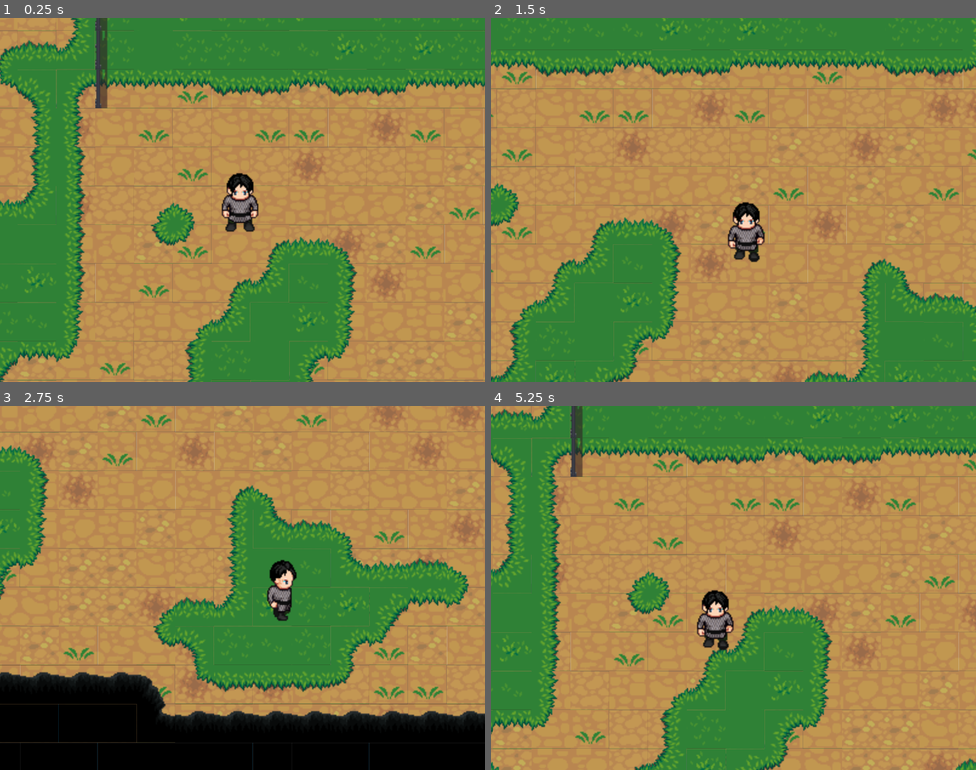
Above: before the commit, frames 1-4 (two rows, left to right).
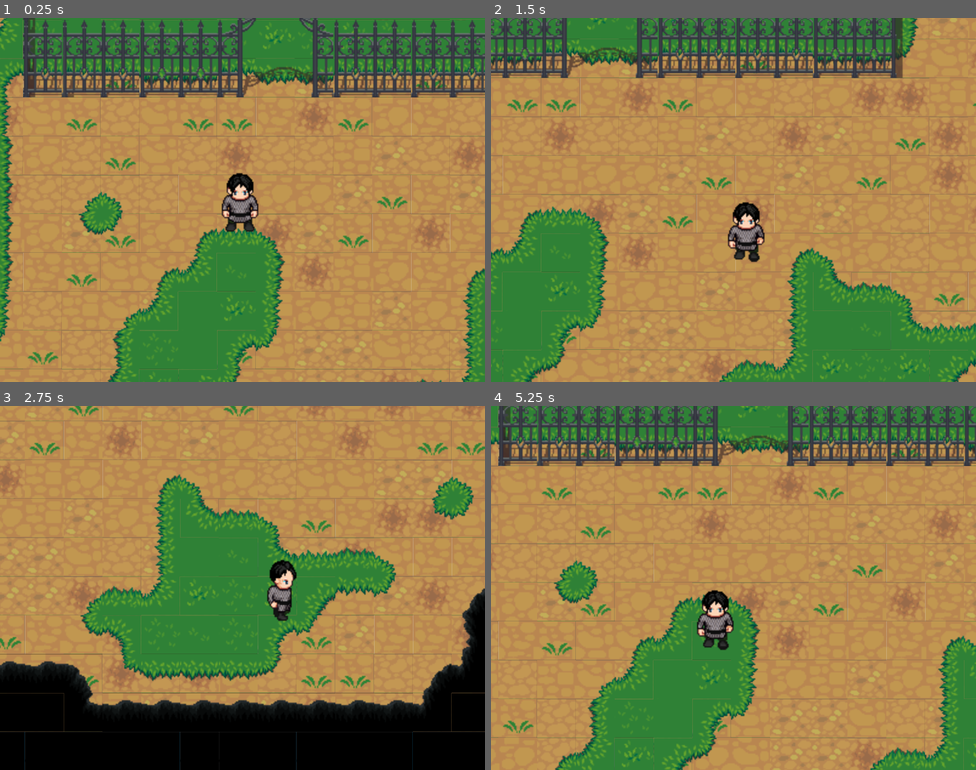
Above: after the commit, the same moments.

Repository: notnullgames/tiled-godot
Game: Godot game, scene res://town1.tscn
Two runs of this game, one before a commit and one after it. Both use one fixed random seed, a clock stepped at 60 frames per second and the inputs below.
Inputs:
- Up to frame 1 (0.25 s): no input
- Up to frame 2 (1.5 s): tap Enter at 0.5 s; hold Right (ui_right) 0.53-1.28 s; hold Down (ui_down) from 1.28 s (still down)
- Up to frame 3 (2.75 s): release Down (ui_down) at 2.03 s; hold Right (ui_right) from 2.03 s (still down)
- Up to frame 4 (5.25 s): release Right (ui_right) at 2.78 s; hold Up (ui_up) 2.78-3.53 s; hold Left (ui_left) 3.53-5.03 s; hold Down (ui_down) from 5.03 s (still down)

The runs differ from the first frame. In frame 1, 47% of the frame differs, in the area x 0-100%, y 0-100%; in frame 2, 41%; in frame 3, 36%; in frame 4, 47%.

Commit message:
ysort improvements

Diff:
--- a/Player.tscn
+++ b/Player.tscn
@@ -5,193 +5,193 @@
 
 [sub_resource type="AtlasTexture" id=1]
 atlas = ExtResource( 1 )
+region = Rect2( 0, 576, 64, 64 )
+
+[sub_resource type="AtlasTexture" id=2]
+atlas = ExtResource( 1 )
+region = Rect2( 64, 704, 64, 64 )
+
+[sub_resource type="AtlasTexture" id=3]
+atlas = ExtResource( 1 )
+region = Rect2( 128, 704, 64, 64 )
+
+[sub_resource type="AtlasTexture" id=4]
+atlas = ExtResource( 1 )
+region = Rect2( 192, 704, 64, 64 )
+
+[sub_resource type="AtlasTexture" id=5]
+atlas = ExtResource( 1 )
+region = Rect2( 256, 704, 64, 64 )
+
+[sub_resource type="AtlasTexture" id=6]
+atlas = ExtResource( 1 )
+region = Rect2( 320, 704, 64, 64 )
+
+[sub_resource type="AtlasTexture" id=7]
+atlas = ExtResource( 1 )
+region = Rect2( 384, 704, 64, 64 )
+
+[sub_resource type="AtlasTexture" id=8]
+atlas = ExtResource( 1 )
+region = Rect2( 448, 704, 64, 64 )
+
+[sub_resource type="AtlasTexture" id=9]
+atlas = ExtResource( 1 )
+region = Rect2( 512, 704, 64, 64 )
+
+[sub_resource type="AtlasTexture" id=10]
+atlas = ExtResource( 1 )
+region = Rect2( 64, 512, 64, 64 )
+
+[sub_resource type="AtlasTexture" id=11]
+atlas = ExtResource( 1 )
+region = Rect2( 128, 512, 64, 64 )
+
+[sub_resource type="AtlasTexture" id=12]
+atlas = ExtResource( 1 )
+region = Rect2( 192, 512, 64, 64 )
+
+[sub_resource type="AtlasTexture" id=13]
+atlas = ExtResource( 1 )
+region = Rect2( 256, 512, 64, 64 )
+
+[sub_resource type="AtlasTexture" id=14]
+atlas = ExtResource( 1 )
+region = Rect2( 320, 512, 64, 64 )
+
+[sub_resource type="AtlasTexture" id=15]
+atlas = ExtResource( 1 )
+region = Rect2( 384, 512, 64, 64 )
+
+[sub_resource type="AtlasTexture" id=16]
+atlas = ExtResource( 1 )
+region = Rect2( 448, 512, 64, 64 )
+
+[sub_resource type="AtlasTexture" id=17]
+atlas = ExtResource( 1 )
+region = Rect2( 512, 512, 64, 64 )
+
+[sub_resource type="AtlasTexture" id=18]
+atlas = ExtResource( 1 )
+region = Rect2( 0, 704, 64, 64 )
+
+[sub_resource type="AtlasTexture" id=19]
+atlas = ExtResource( 1 )
+region = Rect2( 0, 512, 64, 64 )
+
+[sub_resource type="AtlasTexture" id=20]
+atlas = ExtResource( 1 )
 region = Rect2( 64, 640, 64, 64 )
 
-[sub_resource type="AtlasTexture" id=2]
+[sub_resource type="AtlasTexture" id=21]
 atlas = ExtResource( 1 )
 region = Rect2( 128, 640, 64, 64 )
 
-[sub_resource type="AtlasTexture" id=3]
+[sub_resource type="AtlasTexture" id=22]
 atlas = ExtResource( 1 )
 region = Rect2( 192, 640, 64, 64 )
 
-[sub_resource type="AtlasTexture" id=4]
+[sub_resource type="AtlasTexture" id=23]
 atlas = ExtResource( 1 )
 region = Rect2( 256, 640, 64, 64 )
 
-[sub_resource type="AtlasTexture" id=5]
+[sub_resource type="AtlasTexture" id=24]
 atlas = ExtResource( 1 )
 region = Rect2( 320, 640, 64, 64 )
 
-[sub_resource type="AtlasTexture" id=6]
+[sub_resource type="AtlasTexture" id=25]
 atlas = ExtResource( 1 )
 region = Rect2( 384, 640, 64, 64 )
 
-[sub_resource type="AtlasTexture" id=7]
+[sub_resource type="AtlasTexture" id=26]
 atlas = ExtResource( 1 )
 region = Rect2( 448, 640, 64, 64 )
 
-[sub_resource type="AtlasTexture" id=8]
+[sub_resource type="AtlasTexture" id=27]
 atlas = ExtResource( 1 )
 region = Rect2( 512, 640, 64, 64 )
 
-[sub_resource type="AtlasTexture" id=9]
+[sub_resource type="AtlasTexture" id=28]
 atlas = ExtResource( 1 )
 region = Rect2( 0, 640, 64, 64 )
 
-[sub_resource type="AtlasTexture" id=10]
+[sub_resource type="AtlasTexture" id=29]
 atlas = ExtResource( 1 )
 region = Rect2( 64, 576, 64, 64 )
 
-[sub_resource type="AtlasTexture" id=11]
+[sub_resource type="AtlasTexture" id=30]
 atlas = ExtResource( 1 )
 region = Rect2( 128, 576, 64, 64 )
 
-[sub_resource type="AtlasTexture" id=12]
+[sub_resource type="AtlasTexture" id=31]
 atlas = ExtResource( 1 )
 region = Rect2( 192, 576, 64, 64 )
 
-[sub_resource type="AtlasTexture" id=13]
+[sub_resource type="AtlasTexture" id=32]
 atlas = ExtResource( 1 )
 region = Rect2( 256, 576, 64, 64 )
 
-[sub_resource type="AtlasTexture" id=14]
+[sub_resource type="AtlasTexture" id=33]
 atlas = ExtResource( 1 )
 region = Rect2( 320, 576, 64, 64 )
 
-[sub_resource type="AtlasTexture" id=15]
+[sub_resource type="AtlasTexture" id=34]
 atlas = ExtResource( 1 )
 region = Rect2( 384, 576, 64, 64 )
 
-[sub_resource type="AtlasTexture" id=16]
+[sub_resource type="AtlasTexture" id=35]
 atlas = ExtResource( 1 )
 region = Rect2( 448, 576, 64, 64 )
 
-[sub_resource type="AtlasTexture" id=17]
+[sub_resource type="AtlasTexture" id=36]
 atlas = ExtResource( 1 )
 region = Rect2( 512, 576, 64, 64 )
-
-[sub_resource type="AtlasTexture" id=18]
-atlas = ExtResource( 1 )
-region = Rect2( 0, 576, 64, 64 )
-
-[sub_resource type="AtlasTexture" id=19]
-atlas = ExtResource( 1 )
-region = Rect2( 64, 704, 64, 64 )
-
-[sub_resource type="AtlasTexture" id=20]
-atlas = ExtResource( 1 )
-region = Rect2( 128, 704, 64, 64 )
-
-[sub_resource type="AtlasTexture" id=21]
-atlas = ExtResource( 1 )
-region = Rect2( 192, 704, 64, 64 )
-
-[sub_resource type="AtlasTexture" id=22]
-atlas = ExtResource( 1 )
-region = Rect2( 256, 704, 64, 64 )
-
-[sub_resource type="AtlasTexture" id=23]
-atlas = ExtResource( 1 )
-region = Rect2( 320, 704, 64, 64 )
-
-[sub_resource type="AtlasTexture" id=24]
-atlas = ExtResource( 1 )
-region = Rect2( 384, 704, 64, 64 )
-
-[sub_resource type="AtlasTexture" id=25]
-atlas = ExtResource( 1 )
-region = Rect2( 448, 704, 64, 64 )
-
-[sub_resource type="AtlasTexture" id=26]
-atlas = ExtResource( 1 )
-region = Rect2( 512, 704, 64, 64 )
-
-[sub_resource type="AtlasTexture" id=27]
-atlas = ExtResource( 1 )
-region = Rect2( 64, 512, 64, 64 )
-
-[sub_resource type="AtlasTexture" id=28]
-atlas = ExtResource( 1 )
-region = Rect2( 128, 512, 64, 64 )
-
-[sub_resource type="AtlasTexture" id=29]
-atlas = ExtResource( 1 )
-region = Rect2( 192, 512, 64, 64 )
-
-[sub_resource type="AtlasTexture" id=30]
-atlas = ExtResource( 1 )
-region = Rect2( 256, 512, 64, 64 )
-
-[sub_resource type="AtlasTexture" id=31]
-atlas = ExtResource( 1 )
-region = Rect2( 320, 512, 64, 64 )
-
-[sub_resource type="AtlasTexture" id=32]
-atlas = ExtResource( 1 )
-region = Rect2( 384, 512, 64, 64 )
-
-[sub_resource type="AtlasTexture" id=33]
-atlas = ExtResource( 1 )
-region = Rect2( 448, 512, 64, 64 )
-
-[sub_resource type="AtlasTexture" id=34]
-atlas = ExtResource( 1 )
-region = Rect2( 512, 512, 64, 64 )
-
-[sub_resource type="AtlasTexture" id=35]
-atlas = ExtResource( 1 )
-region = Rect2( 0, 704, 64, 64 )
-
-[sub_resource type="AtlasTexture" id=36]
-atlas = ExtResource( 1 )
-region = Rect2( 0, 512, 64, 64 )
 
 [sub_resource type="SpriteFrames" id=37]
 animations = [ {
-"frames": [ SubResource( 1 ), SubResource( 2 ), SubResource( 3 ), SubResource( 4 ), SubResource( 5 ), SubResource( 6 ), SubResource( 7 ), SubResource( 8 ) ],
+"frames": [ SubResource( 1 ) ],
+"loop": true,
+"name": "wait left",
+"speed": 5.0
+}, {
+"frames": [ SubResource( 2 ), SubResource( 3 ), SubResource( 4 ), SubResource( 5 ), SubResource( 6 ), SubResource( 7 ), SubResource( 8 ), SubResource( 9 ) ],
+"loop": true,
+"name": "walk right",
+"speed": 10.0
+}, {
+"frames": [ SubResource( 10 ), SubResource( 11 ), SubResource( 12 ), SubResource( 13 ), SubResource( 14 ), SubResource( 15 ), SubResource( 16 ), SubResource( 17 ) ],
+"loop": true,
+"name": "walk up",
+"speed": 10.0
+}, {
+"frames": [ SubResource( 18 ) ],
+"loop": true,
+"name": "wait right",
+"speed": 5.0
+}, {
+"frames": [ SubResource( 19 ) ],
+"loop": true,
+"name": "wait up",
+"speed": 5.0
+}, {
+"frames": [ SubResource( 20 ), SubResource( 21 ), SubResource( 22 ), SubResource( 23 ), SubResource( 24 ), SubResource( 25 ), SubResource( 26 ), SubResource( 27 ) ],
 "loop": true,
 "name": "walk down",
 "speed": 10.0
 }, {
-"frames": [ SubResource( 9 ) ],
+"frames": [ SubResource( 28 ) ],
 "loop": true,
 "name": "wait down",
 "speed": 5.0
 }, {
-"frames": [ SubResource( 10 ), SubResource( 11 ), SubResource( 12 ), SubResource( 13 ), SubResource( 14 ), SubResource( 15 ), SubResource( 16 ), SubResource( 17 ) ],
+"frames": [ SubResource( 29 ), SubResource( 30 ), SubResource( 31 ), SubResource( 32 ), SubResource( 33 ), SubResource( 34 ), SubResource( 35 ), SubResource( 36 ) ],
 "loop": true,
 "name": "walk left",
 "speed": 10.0
-}, {
-"frames": [ SubResource( 18 ) ],
-"loop": true,
-"name": "wait left",
-"speed": 5.0
-}, {
-"frames": [ SubResource( 19 ), SubResource( 20 ), SubResource( 21 ), SubResource( 22 ), SubResource( 23 ), SubResource( 24 ), SubResource( 25 ), SubResource( 26 ) ],
-"loop": true,
-"name": "walk right",
-"speed": 10.0
-}, {
-"frames": [ SubResource( 27 ), SubResource( 28 ), SubResource( 29 ), SubResource( 30 ), SubResource( 31 ), SubResource( 32 ), SubResource( 33 ), SubResource( 34 ) ],
-"loop": true,
-"name": "walk up",
-"speed": 10.0
-}, {
-"frames": [ SubResource( 35 ) ],
-"loop": true,
-"name": "wait right",
-"speed": 5.0
-}, {
-"frames": [ SubResource( 36 ) ],
-"loop": true,
-"name": "wait up",
-"speed": 5.0
 } ]
 
 [sub_resource type="RectangleShape2D" id=38]
-extents = Vector2( 13.0254, 22.7961 )
+extents = Vector2( 13.0254, 5.9764 )
 
 [node name="Player" type="KinematicBody2D" groups=[
 "player",
@@ -199,9 +199,6 @@
 position = Vector2( 109.087, 100.349 )
 collision_layer = 0
 script = ExtResource( 2 )
-__meta__ = {
-"_edit_group_": true
-}
 
 [node name="anim" type="AnimatedSprite" parent="."]
 position = Vector2( -1.68201, -2.98999 )
@@ -209,7 +206,7 @@
 animation = "wait down"
 
 [node name="CollisionShape2D" type="CollisionShape2D" parent="."]
-position = Vector2( -1.71201, 2.74701 )
+position = Vector2( -1.35846, 20.4247 )
 shape = SubResource( 38 )
 
 [node name="Camera2D" type="Camera2D" parent="."]
--- a/build_atlas.tres
+++ b/build_atlas.tres
@@ -48,25 +48,10 @@
 points = PoolVector2Array( 0.807495, 0.327057, 32, 1.33176, 32, 30.4679, 22.9108, 29.4632, 14.8732, 18.4115, 2.14709, 12.3834 )
 
 [sub_resource type="ConvexPolygonShape2D" id=16]
-points = PoolVector2Array( 0, 25.029, 20.5222, 24.1677, 20.7548, 32, 0, 32 )
+points = PoolVector2Array( 0, 0, 20.6334, 0, 20.9125, 32, 0, 32 )
 
 [sub_resource type="ConvexPolygonShape2D" id=17]
-points = PoolVector2Array( 32, 31.5518, 16.0782, 31.5634, 16.0782, 23.8886, 31.6416, 23.2374 )
-
-[sub_resource type="ConvexPolygonShape2D" id=18]
-points = PoolVector2Array( 32, 32, 0, 31.9368, 0.14386, 24.7272, 31.3079, 24.0295 )
-
-[sub_resource type="ConvexPolygonShape2D" id=19]
-points = PoolVector2Array( 32, 32, 0, 32, 0, 24.6583, 32, 24.2621 )
-
-[sub_resource type="ConvexPolygonShape2D" id=20]
-points = PoolVector2Array( 32, 32, 0, 32, 0, 25.6575, 32, 24.7272 )
-
-[sub_resource type="ConvexPolygonShape2D" id=21]
-points = PoolVector2Array( 32, 32, 0, 32, 0, 24.7711, 32, 24.5385 )
-
-[sub_resource type="ConvexPolygonShape2D" id=22]
-points = PoolVector2Array( 32, 31.7481, 0, 32, 0, 25.0036, 32, 24.7021 )
+points = PoolVector2Array( 32, 31.5518, 16.0782, 31.5634, 17.1941, 0, 32, 0 )
 
 [sub_resource type="ConvexPolygonShape2D" id=23]
 points = PoolVector2Array( 8.20129, 32, 0, 32, 0, 0, 7.73621, 0 )
@@ -86,21 +71,6 @@
 [sub_resource type="ConvexPolygonShape2D" id=28]
 points = PoolVector2Array( 5.3161, 32, 0.633972, 32, 0, 0, 4.61841, 0 )
 
-[sub_resource type="ConvexPolygonShape2D" id=29]
-points = PoolVector2Array( 0.134735, 23.3584, 32, 23.8235, 32, 32, 0, 32 )
-
-[sub_resource type="ConvexPolygonShape2D" id=30]
-points = PoolVector2Array( 0, 23.5909, 32, 23.5909, 32, 32, 0, 32 )
-
-[sub_resource type="ConvexPolygonShape2D" id=31]
-points = PoolVector2Array( 0, 24.0561, 32, 24.7538, 32, 32, 0, 32 )
-
-[sub_resource type="ConvexPolygonShape2D" id=32]
-points = PoolVector2Array( 0.599884, 24.565, 32, 23.8673, 32, 32, 0, 32 )
-
-[sub_resource type="ConvexPolygonShape2D" id=33]
-points = PoolVector2Array( 0, 24.565, 32, 23.8673, 32, 32, 0, 32 )
-
 [sub_resource type="ConvexPolygonShape2D" id=34]
 points = PoolVector2Array( 4.97485, 32, 0, 32, 0, 0, 4.5097, 0 )
 
@@ -118,6 +88,42 @@
 
 [sub_resource type="ConvexPolygonShape2D" id=39]
 points = PoolVector2Array( 4.83667, 32, 0, 32, 0, 0.101562, 4.37152, 0 )
+
+[sub_resource type="ConvexPolygonShape2D" id=40]
+points = PoolVector2Array( 1.06885, 3.60297, 12.2321, 5.83563, 16.1393, 23.9759, 11.3949, 29.5576, 0, 30.6739 )
+
+[sub_resource type="ConvexPolygonShape2D" id=41]
+points = PoolVector2Array( 0.510681, 2.02286, 10.8367, 5.65091, 9.16223, 24.0703, 0, 32 )
+
+[sub_resource type="ConvexPolygonShape2D" id=42]
+points = PoolVector2Array( 0, 0, 32, 0, 32, 32, 0, 32 )
+
+[sub_resource type="ConvexPolygonShape2D" id=43]
+points = PoolVector2Array( 0, 0, 32, 0, 32, 32, 0, 32 )
+
+[sub_resource type="ConvexPolygonShape2D" id=44]
+points = PoolVector2Array( 0, 0, 32, 0, 32, 32, 0, 32 )
+
+[sub_resource type="ConvexPolygonShape2D" id=45]
+points = PoolVector2Array( 0, 0, 32, 0, 32, 32, 0, 32 )
+
+[sub_resource type="ConvexPolygonShape2D" id=46]
+points = PoolVector2Array( 0, 0, 32, 0, 32, 32, 0, 32 )
+
+[sub_resource type="ConvexPolygonShape2D" id=47]
+points = PoolVector2Array( 0, 0, 32, 0, 32, 32, 0, 32 )
+
+[sub_resource type="ConvexPolygonShape2D" id=48]
+points = PoolVector2Array( 0, 0, 32, 0, 32, 32, 0, 32 )
+
+[sub_resource type="ConvexPolygonShape2D" id=49]
+points = PoolVector2Array( 0, 0, 32, 0, 32, 32, 0, 32 )
+
+[sub_resource type="ConvexPolygonShape2D" id=50]
+points = PoolVector2Array( 0, 0, 32, 0, 32, 32, 0, 32 )
+
+[sub_resource type="ConvexPolygonShape2D" id=51]
+points = PoolVector2Array( 0, 0, 32, 0, 32, 32, 0, 32 )
 
 [resource]
 0/name = "build_atlas 0"
@@ -243,136 +249,148 @@
 "shape": SubResource( 17 ),
 "shape_transform": Transform2D( 1, 0, 0, 1, 0, 0 )
 }, {
+"autotile_coord": Vector2( 20, 16 ),
+"one_way": false,
+"one_way_margin": 1.0,
+"shape": SubResource( 23 ),
+"shape_transform": Transform2D( 1, 0, 0, 1, 0, 0 )
+}, {
+"autotile_coord": Vector2( 20, 17 ),
+"one_way": false,
+"one_way_margin": 1.0,
+"shape": SubResource( 24 ),
+"shape_transform": Transform2D( 1, 0, 0, 1, 0, 0 )
+}, {
+"autotile_coord": Vector2( 20, 18 ),
+"one_way": false,
+"one_way_margin": 1.0,
+"shape": SubResource( 25 ),
+"shape_transform": Transform2D( 1, 0, 0, 1, 0, 0 )
+}, {
+"autotile_coord": Vector2( 20, 19 ),
+"one_way": false,
+"one_way_margin": 1.0,
+"shape": SubResource( 26 ),
+"shape_transform": Transform2D( 1, 0, 0, 1, 0, 0 )
+}, {
+"autotile_coord": Vector2( 19, 17 ),
+"one_way": false,
+"one_way_margin": 1.0,
+"shape": SubResource( 27 ),
+"shape_transform": Transform2D( 1, 0, 0, 1, 0, 0 )
+}, {
+"autotile_coord": Vector2( 19, 16 ),
+"one_way": false,
+"one_way_margin": 1.0,
+"shape": SubResource( 28 ),
+"shape_transform": Transform2D( 1, 0, 0, 1, 0, 0 )
+}, {
+"autotile_coord": Vector2( 16, 3 ),
+"one_way": false,
+"one_way_margin": 1.0,
+"shape": SubResource( 34 ),
+"shape_transform": Transform2D( 1, 0, 0, 1, 0, 0 )
+}, {
+"autotile_coord": Vector2( 17, 3 ),
+"one_way": false,
+"one_way_margin": 1.0,
+"shape": SubResource( 35 ),
+"shape_transform": Transform2D( 1, 0, 0, 1, 0, 0 )
+}, {
+"autotile_coord": Vector2( 16, 4 ),
+"one_way": false,
+"one_way_margin": 1.0,
+"shape": SubResource( 36 ),
+"shape_transform": Transform2D( 1, 0, 0, 1, 0, 0 )
+}, {
+"autotile_coord": Vector2( 17, 4 ),
+"one_way": false,
+"one_way_margin": 1.0,
+"shape": SubResource( 37 ),
+"shape_transform": Transform2D( 1, 0, 0, 1, 0, 0 )
+}, {
+"autotile_coord": Vector2( 17, 5 ),
+"one_way": false,
+"one_way_margin": 1.0,
+"shape": SubResource( 38 ),
+"shape_transform": Transform2D( 1, 0, 0, 1, 0, 0 )
+}, {
+"autotile_coord": Vector2( 17, 6 ),
+"one_way": false,
+"one_way_margin": 1.0,
+"shape": SubResource( 39 ),
+"shape_transform": Transform2D( 1, 0, 0, 1, 0, 0 )
+}, {
+"autotile_coord": Vector2( 31, 10 ),
+"one_way": false,
+"one_way_margin": 1.0,
+"shape": SubResource( 40 ),
+"shape_transform": Transform2D( 1, 0, 0, 1, 0, 0 )
+}, {
+"autotile_coord": Vector2( 31, 11 ),
+"one_way": false,
+"one_way_margin": 1.0,
+"shape": SubResource( 41 ),
+"shape_transform": Transform2D( 1, 0, 0, 1, 0, 0 )
+}, {
 "autotile_coord": Vector2( 17, 19 ),
 "one_way": false,
 "one_way_margin": 1.0,
-"shape": SubResource( 18 ),
+"shape": SubResource( 42 ),
 "shape_transform": Transform2D( 1, 0, 0, 1, 0, 0 )
 }, {
 "autotile_coord": Vector2( 18, 19 ),
 "one_way": false,
 "one_way_margin": 1.0,
-"shape": SubResource( 19 ),
+"shape": SubResource( 43 ),
 "shape_transform": Transform2D( 1, 0, 0, 1, 0, 0 )
 }, {
 "autotile_coord": Vector2( 19, 19 ),
 "one_way": false,
 "one_way_margin": 1.0,
-"shape": SubResource( 20 ),
+"shape": SubResource( 44 ),
 "shape_transform": Transform2D( 1, 0, 0, 1, 0, 0 )
 }, {
 "autotile_coord": Vector2( 17, 17 ),
 "one_way": false,
 "one_way_margin": 1.0,
-"shape": SubResource( 21 ),
+"shape": SubResource( 45 ),
 "shape_transform": Transform2D( 1, 0, 0, 1, 0, 0 )
 }, {
 "autotile_coord": Vector2( 18, 17 ),
 "one_way": false,
 "one_way_margin": 1.0,
-"shape": SubResource( 22 ),
-"shape_transform": Transform2D( 1, 0, 0, 1, 0, 0 )
-}, {
-"autotile_coord": Vector2( 20, 16 ),
-"one_way": false,
-"one_way_margin": 1.0,
-"shape": SubResource( 23 ),
-"shape_transform": Transform2D( 1, 0, 0, 1, 0, 0 )
-}, {
-"autotile_coord": Vector2( 20, 17 ),
-"one_way": false,
-"one_way_margin": 1.0,
-"shape": SubResource( 24 ),
-"shape_transform": Transform2D( 1, 0, 0, 1, 0, 0 )
-}, {
-"autotile_coord": Vector2( 20, 18 ),
-"one_way": false,
-"one_way_margin": 1.0,
-"shape": SubResource( 25 ),
-"shape_transform": Transform2D( 1, 0, 0, 1, 0, 0 )
-}, {
-"autotile_coord": Vector2( 20, 19 ),
-"one_way": false,
-"one_way_margin": 1.0,
-"shape": SubResource( 26 ),
-"shape_transform": Transform2D( 1, 0, 0, 1, 0, 0 )
-}, {
-"autotile_coord": Vector2( 19, 17 ),
-"one_way": false,
-"one_way_margin": 1.0,
-"shape": SubResource( 27 ),
-"shape_transform": Transform2D( 1, 0, 0, 1, 0, 0 )
-}, {
-"autotile_coord": Vector2( 19, 16 ),
-"one_way": false,
-"one_way_margin": 1.0,
-"shape": SubResource( 28 ),
+"shape": SubResource( 46 ),
+"shape_transform": Transform2D( 1, 0, 0, 1, 0, 0 )
+}, {
+"autotile_coord": Vector2( 16, 6 ),
+"one_way": false,
+"one_way_margin": 1.0,
+"shape": SubResource( 47 ),
+"shape_transform": Transform2D( 1, 0, 0, 1, 0, 0 )
+}, {
+"autotile_coord": Vector2( 14, 4 ),
+"one_way": false,
+"one_way_margin": 1.0,
+"shape": SubResource( 48 ),
+"shape_transform": Transform2D( 1, 0, 0, 1, 0, 0 )
+}, {
+"autotile_coord": Vector2( 15, 4 ),
+"one_way": false,
+"one_way_margin": 1.0,
+"shape": SubResource( 49 ),
 "shape_transform": Transform2D( 1, 0, 0, 1, 0, 0 )
 }, {
 "autotile_coord": Vector2( 14, 6 ),
 "one_way": false,
 "one_way_margin": 1.0,
-"shape": SubResource( 29 ),
+"shape": SubResource( 50 ),
 "shape_transform": Transform2D( 1, 0, 0, 1, 0, 0 )
 }, {
 "autotile_coord": Vector2( 15, 6 ),
 "one_way": false,
 "one_way_margin": 1.0,
-"shape": SubResource( 30 ),
-"shape_transform": Transform2D( 1, 0, 0, 1, 0, 0 )
-}, {
-"autotile_coord": Vector2( 16, 6 ),
-"one_way": false,
-"one_way_margin": 1.0,
-"shape": SubResource( 31 ),
-"shape_transform": Transform2D( 1, 0, 0, 1, 0, 0 )
-}, {
-"autotile_coord": Vector2( 14, 4 ),
-"one_way": false,
-"one_way_margin": 1.0,
-"shape": SubResource( 32 ),
-"shape_transform": Transform2D( 1, 0, 0, 1, 0, 0 )
-}, {
-"autotile_coord": Vector2( 15, 4 ),
-"one_way": false,
-"one_way_margin": 1.0,
-"shape": SubResource( 33 ),
-"shape_transform": Transform2D( 1, 0, 0, 1, 0, 0 )
-}, {
-"autotile_coord": Vector2( 16, 3 ),
-"one_way": false,
-"one_way_margin": 1.0,
-"shape": SubResource( 34 ),
-"shape_transform": Transform2D( 1, 0, 0, 1, 0, 0 )
-}, {
-"autotile_coord": Vector2( 17, 3 ),
-"one_way": false,
-"one_way_margin": 1.0,
-"shape": SubResource( 35 ),
-"shape_transform": Transform2D( 1, 0, 0, 1, 0, 0 )
-}, {
-"autotile_coord": Vector2( 16, 4 ),
-"one_way": false,
-"one_way_margin": 1.0,
-"shape": SubResource( 36 ),
-"shape_transform": Transform2D( 1, 0, 0, 1, 0, 0 )
-}, {
-"autotile_coord": Vector2( 17, 4 ),
-"one_way": false,
-"one_way_margin": 1.0,
-"shape": SubResource( 37 ),
-"shape_transform": Transform2D( 1, 0, 0, 1, 0, 0 )
-}, {
-"autotile_coord": Vector2( 17, 5 ),
-"one_way": false,
-"one_way_margin": 1.0,
-"shape": SubResource( 38 ),
-"shape_transform": Transform2D( 1, 0, 0, 1, 0, 0 )
-}, {
-"autotile_coord": Vector2( 17, 6 ),
-"one_way": false,
-"one_way_margin": 1.0,
-"shape": SubResource( 39 ),
+"shape": SubResource( 51 ),
 "shape_transform": Transform2D( 1, 0, 0, 1, 0, 0 )
 } ]
 0/z_index = 0
--- a/town1.tscn
+++ b/town1.tscn
@@ -62,9 +62,6 @@
 format = 1
 tile_data = PoolIntArray( 851990, 0, 196613, 917526, 0, 262149 )
 
-[node name="Player" parent="." instance=ExtResource( 4 )]
-position = Vector2( 728.987, 778.349 )
-
 [node name="gates2" type="TileMap" parent="."]
 tile_set = ExtResource( 2 )
 cell_size = Vector2( 32, 32 )
@@ -76,4 +73,10 @@
 tile_set = ExtResource( 2 )
 cell_size = Vector2( 32, 32 )
 cell_custom_transform = Transform2D( 16, 0, 0, 16, 0, 0 )
+cell_tile_origin = 1
+cell_y_sort = true
 format = 1
+tile_data = PoolIntArray( 851987, 0, 196625, 917523, 0, 262161, 917537, 0, 327697, 983073, 0, 393233, 1048609, 0, 393233, 1114145, 0, 393233, 1179681, 0, 393233, 1245208, 0, 1048597, 1245209, 0, 1048598, 1245210, 0, 1048599, 1245217, 0, 393233, 1310739, 0, 327696, 1310740, 0, 1179666, 1310741, 0, 1048594, 1310742, 0, 1048593, 1310743, 0, 1048594, 1310744, 0, 1114133, 1310745, 0, 1114134, 1310746, 0, 1114135, 1310747, 0, 1048593, 1310748, 0, 1048594, 1310749, 0, 1048593, 1310750, 0, 1048594, 1310751, 0, 1048593, 1310752, 0, 327696, 1310753, 0, 393233, 1376275, 0, 393230, 1376276, 0, 1245202, 1376277, 0, 1114130, 1376278, 0, 1114129, 1376279, 0, 1114130, 1376280, 0, 1179669, 1376281, 0, 1179670, 1376282, 0, 1179671, 1376283, 0, 1114129, 1376284, 0, 1114130, 1376285, 0, 1114129, 1376286, 0, 1114130, 1376287, 0, 1114129, 1376288, 0, 1114130, 1376289, 0, 393233 )
+
+[node name="Player" parent="gates" instance=ExtResource( 4 )]
+position = Vector2( 788.6, 787.4 )
Not shown: 1 places in build_atlas.tres that only renumber resources
